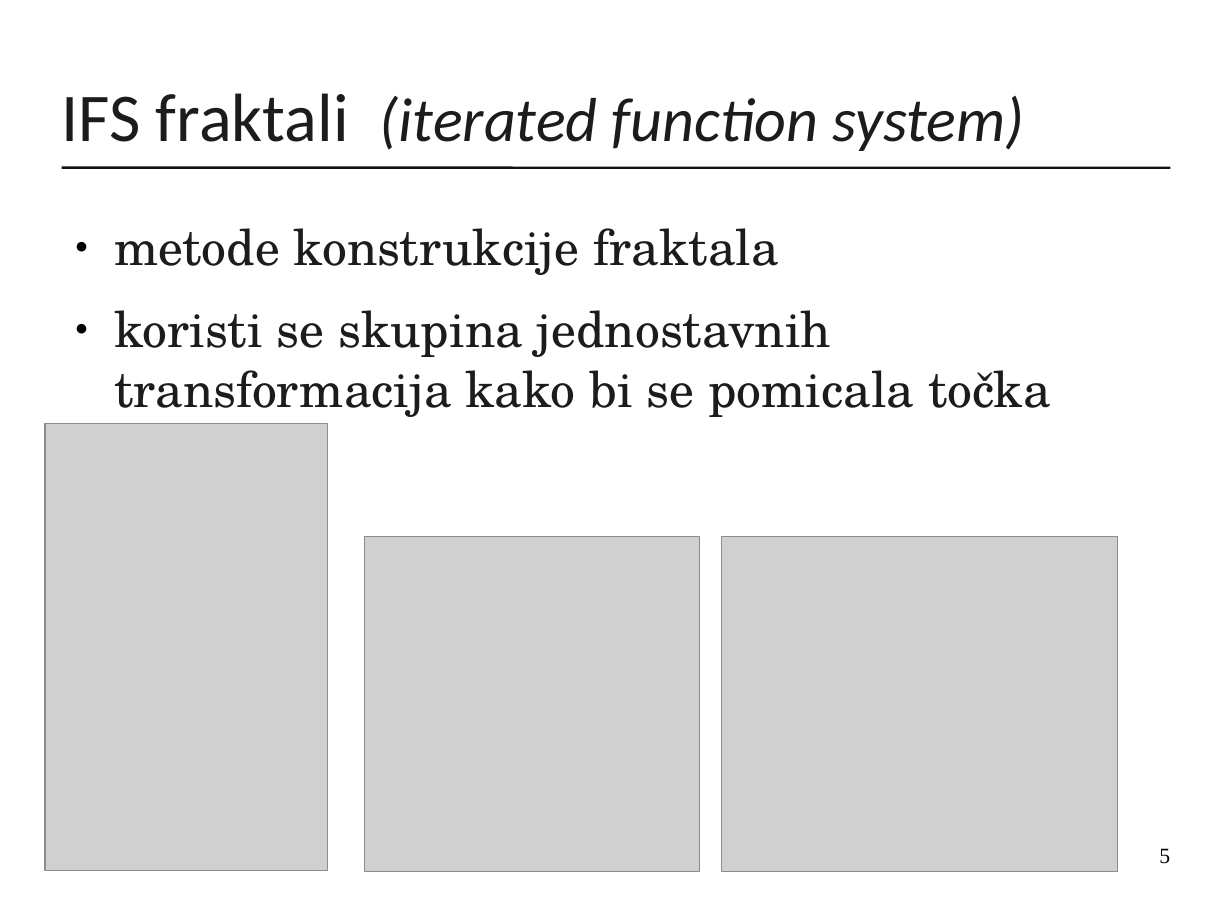
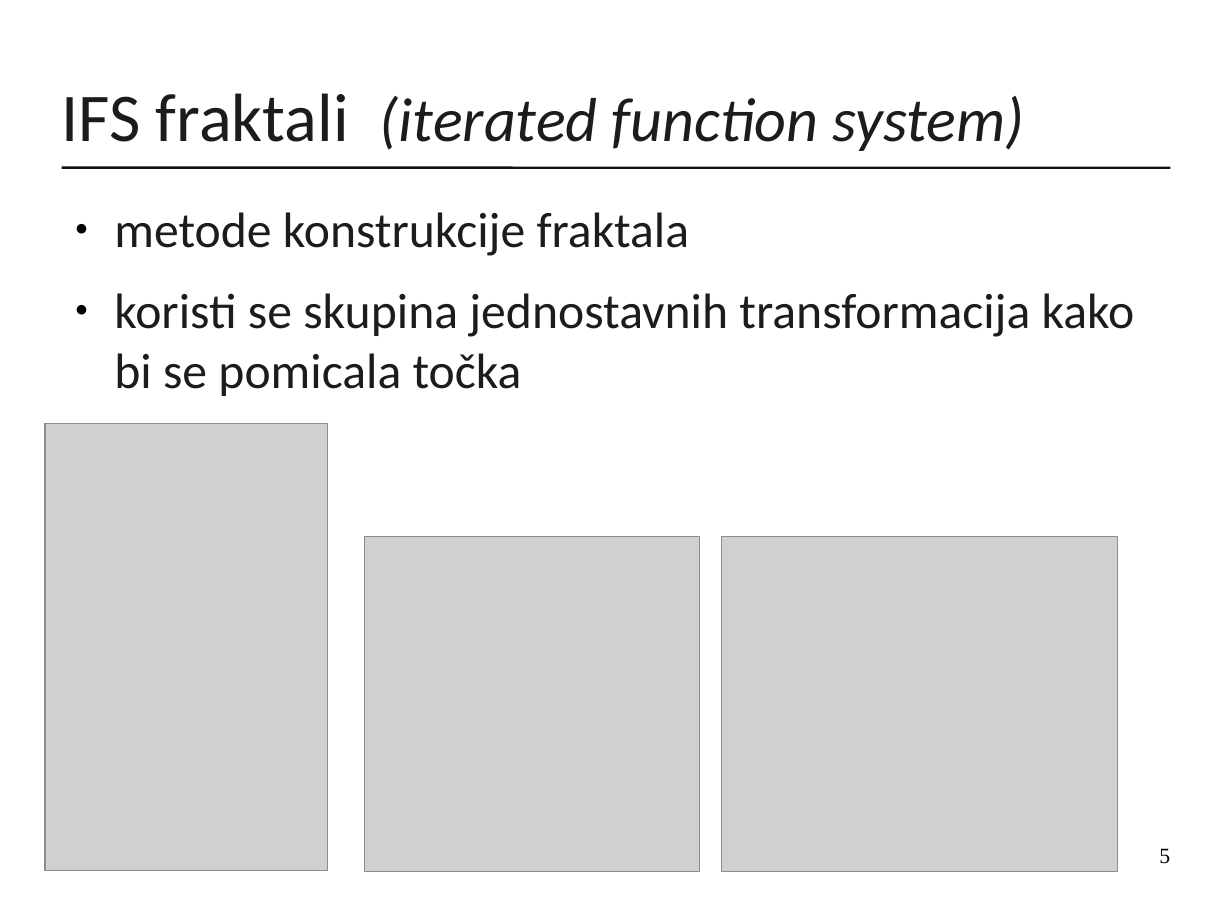
Before and after one commit to mirjamsk/DNAdrivenIFS, a slide deck: slide 5 of CD_bundle/prezentacija.odp. Drawn at 1232x924 pixels with LibreOffice and Linux fonts; fonts in the diff are those of the drawing; grey boxes stand for pictures. Boxes give left, top, right and bottom in pixels: in the first picture for what was removed or moved away, otherwise in the second. Text is boxed around its words. In the diff, an @@ line names an element or a change of style, - is before the commit and + after.

```diff
--- a/CD_bundle/prezentacija.odp
+++ b/CD_bundle/prezentacija.odp
@@ text "metode konstrukcije fraktala": place and size @@
-text "metode konstrukcije fraktala" at [114,228,1051,417]
+text "metode konstrukcije fraktala" at [114,212,1135,396]
@@ text "metode konstrukcije fraktala" at [114,212,1135,396]: font TeX Gyre Schola to Calibri @@
```
Also in this commit, not shown: 1 other slide changed, 1 slide added, 1 other file.
